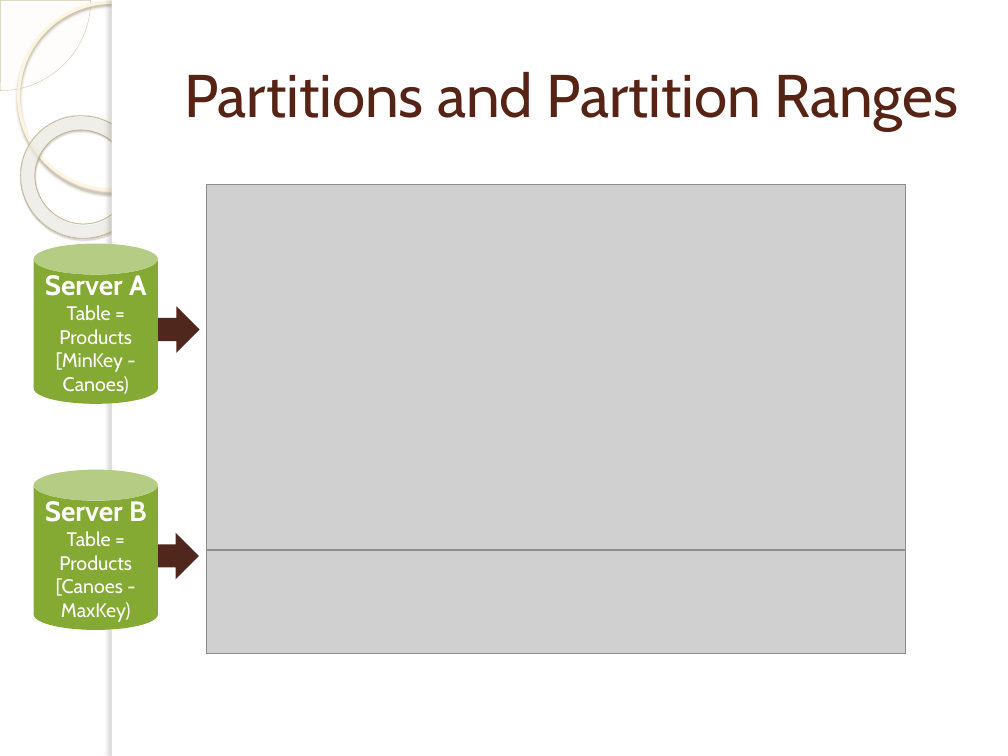
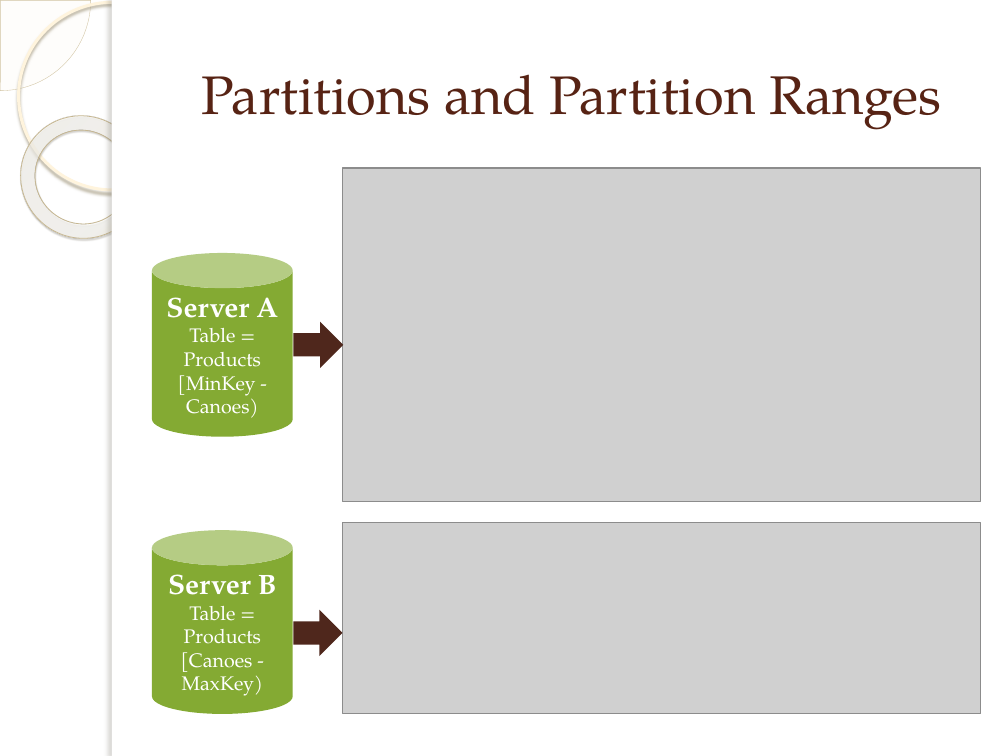
Before and after one commit to plwest-atmark/RealTimeWebAppDev, a slide deck: slide 15 of Chapter04/AzureStorageTest_Example/AzureStorageTest_Example/Azure Cloud Storage.pptx. Drawn at 1008x756 pixels with LibreOffice and Linux fonts; fonts in the diff are those of the drawing; grey boxes stand for pictures; background and template pictures are left out. Boxes give left, top, right and bottom in pixels: in the first picture for what was removed or moved away, otherwise in the second. Text is boxed around its words. In the diff, an @@ line names an element or a change of style, - is before the commit and + after.

```diff
--- a/Chapter04/AzureStorageTest_Example/AzureStorageTest_Example/Azure Cloud Storage.pptx
+++ b/Chapter04/AzureStorageTest_Example/AzureStorageTest_Example/Azure Cloud Storage.pptx
@@ title "Partitions and Partition Ranges" at [201, 74, 942, 130]: size 43 to 38.7 pt, font Cabin to TeX Gyre Pagella @@
@@ picture: place and size @@
-picture at [207, 184, 906, 549]
+picture at [343, 168, 981, 502]
@@ cylinder "Server A": place and size @@
-cylinder "Server A" at [33, 244, 157, 404]
+cylinder "Server A" at [152, 253, 293, 436]
@@ cylinder "Server A" at [152, 253, 293, 436]: font Cabin to TeX Gyre Pagella @@
@@ right arrow: place and size @@
-right arrow at [150, 306, 200, 353]
+right arrow at [293, 322, 343, 368]
@@ cylinder "Server B" at [152, 530, 293, 714]: font Cabin to TeX Gyre Pagella @@
@@ cylinder "Server B": place and size @@
-cylinder "Server B" at [33, 470, 157, 630]
+cylinder "Server B" at [152, 530, 293, 714]
@@ picture: place and size @@
-picture at [207, 444, 906, 653]
+picture at [343, 522, 981, 714]
@@ right arrow: place and size @@
-right arrow at [150, 533, 200, 580]
+right arrow at [293, 610, 343, 656]
```
Also in this commit, not shown: 14 other slides changed, 26 slides added, 1 other file.
